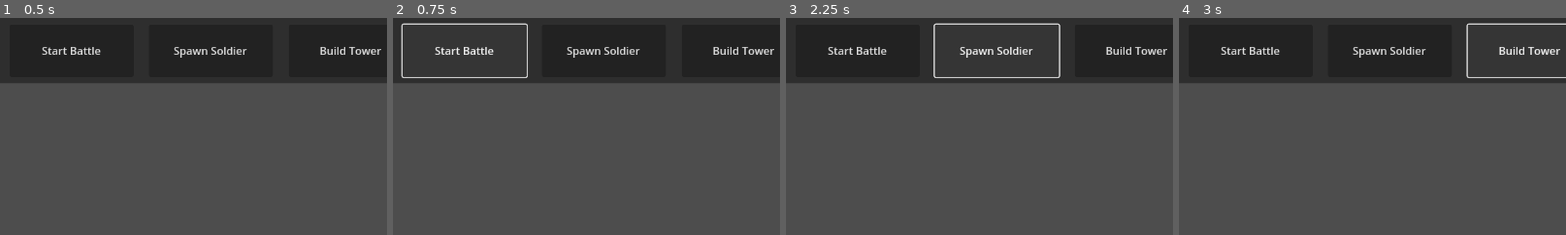
Above: before the commit, frames 1-4 (left to right).
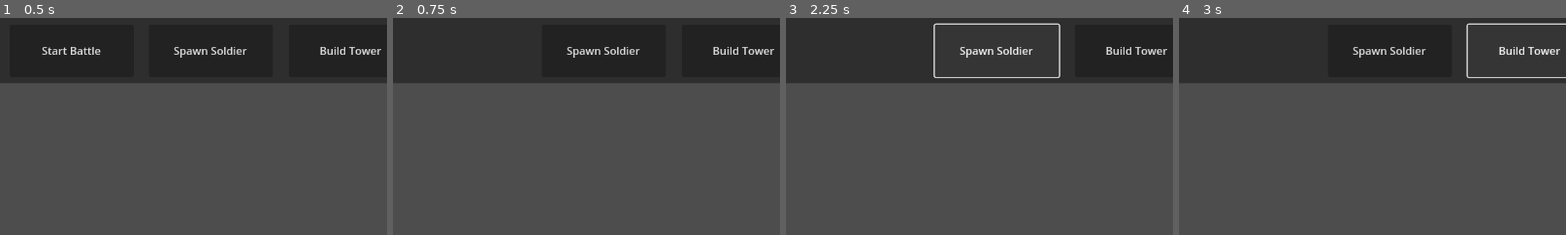
Above: after the commit, the same moments.

Repository: Incube700/Terrion
Game: Godot game, scene res://scenes/Battle.tscn
Two runs of this game, one before a commit and one after it. Both use one fixed random seed, a clock stepped at 60 frames per second and the inputs below.
Inputs (mouse positions are % of the whole screen's width and height, from its top left):
- Up to frame 1 (0.5 s): no input
- Up to frame 2 (0.75 s): click "Start Battle" at 0.5 s
- Up to frame 3 (2.25 s): click (10, 8) at 1.25 s, where only the run before the commit has a clickable "Start Battle"; click "Spawn Soldier" at 2 s
- Up to frame 4 (3 s): click "Build Tower" at 2.75 s
The pictures show only the part of the screen within x 1-51%, y 0-50%; the shares and areas given below are measured in that part.

Frame 1 is identical in both runs. In frame 2, 0.9% of the frame differs, in the area x 2-35%, y 2-28%; in frame 3, 0.3%; in frame 4, 0.3%.
Error before the commit: Invalid access to property or key 'start_button' on a base object of type 'CanvasLayer (BattleUI.gd)'. (res://scripts/BattleManager.gd:98)
Error after the commit: Invalid access to property or key 'body_entered' on a base object of type 'null instance'. (res://scripts/Unit.gd:54)

Commit message:
wip: backup before fixing Unit.tscn structure and Unit.gd node checks

Diff:
--- a/scripts/BattleManager.gd
+++ b/scripts/BattleManager.gd
@@ -48,6 +48,28 @@
 		battle_ui.spawn_soldier.connect(_on_spawn_soldier)
 		battle_ui.build_tower.connect(_on_build_tower)
 
+	# Визуальное поле (трава)
+	var field = MeshInstance3D.new()
+	var plane = PlaneMesh.new()
+	plane.size = Vector2(20, 30)
+	field.mesh = plane
+	field.position = Vector3(0, 0, 0)
+	var field_mat = StandardMaterial3D.new()
+	field_mat.albedo_color = Color(0.2, 0.7, 0.2, 1.0)
+	field.set_surface_override_material(0, field_mat)
+	add_child(field)
+
+	# Белая линия (разделитель)
+	var line = MeshInstance3D.new()
+	var box = BoxMesh.new()
+	box.size = Vector3(20, 0.1, 0.2)
+	line.mesh = box
+	line.position = Vector3(0, 0.05, 0)
+	var line_mat = StandardMaterial3D.new()
+	line_mat.albedo_color = Color(1, 1, 1, 1)
+	line.set_surface_override_material(0, line_mat)
+	add_child(line)
+
 	# Создаём ядра и стартовые спавнеры
 	create_cores_and_spawners()
 
@@ -69,6 +91,14 @@
 	var player_core = player_core_scene.instantiate()
 	player_core.name = "PlayerCore"
 	player_core.position = Vector3(0, 0.5, -13)
+	# Проверяем, что есть MeshInstance3D
+	if not player_core.has_node("MeshInstance3D"):
+		var mesh = MeshInstance3D.new()
+		mesh.mesh = SphereMesh.new()
+		var mat = StandardMaterial3D.new()
+		mat.albedo_color = Color(0.2, 0.6, 1, 1)
+		mesh.set_surface_override_material(0, mat)
+		player_core.add_child(mesh)
 	add_child(player_core)
 
 	# Создаём ядро врага (красное)
@@ -76,6 +106,13 @@
 	var enemy_core = enemy_core_scene.instantiate()
 	enemy_core.name = "EnemyCore"
 	enemy_core.position = Vector3(0, 0.5, 13)
+	if not enemy_core.has_node("MeshInstance3D"):
+		var mesh = MeshInstance3D.new()
+		mesh.mesh = SphereMesh.new()
+		var mat = StandardMaterial3D.new()
+		mat.albedo_color = Color(1, 0.2, 0.2, 1)
+		mesh.set_surface_override_material(0, mat)
+		enemy_core.add_child(mesh)
 	add_child(enemy_core)
 
 	# Создаём стартовые спавнеры игрока и врага
@@ -94,8 +131,8 @@
 func _on_start_battle():
 	print("Битва началась!")
 	battle_started = true
-	if battle_ui:
-		battle_ui.start_button.hide()
+	if battle_ui and battle_ui.has_node("Panel/StartButton"):
+		battle_ui.get_node("Panel/StartButton").hide()
 	# Запустить таймеры спавна только после старта боя
 	for spawner in get_tree().get_nodes_in_group("spawners"):
 		if spawner.has_node("SpawnTimer"):
